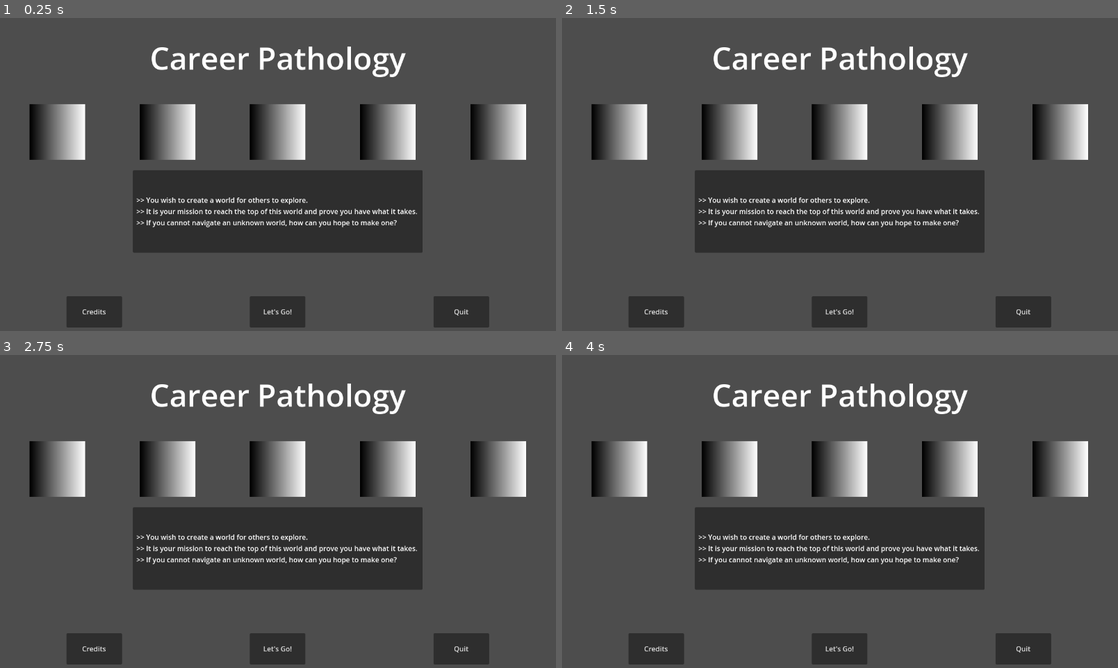
Above: before the commit, frames 1-4 (two rows, left to right).
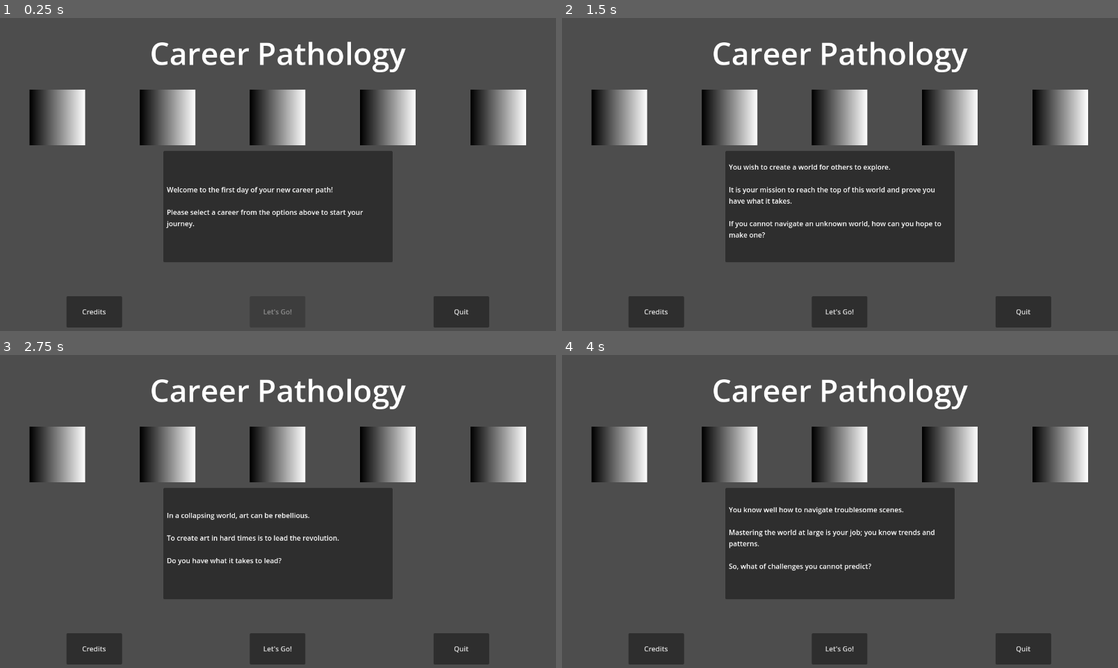
Above: after the commit, the same moments.

Repository: nebunez/career-pathology
Game: Godot game, scene res://main.tscn
Two runs of this game, one before a commit and one after it. Both use one fixed random seed, a clock stepped at 60 frames per second and the inputs below.
Inputs (mouse positions are in pixels of both pictures, inside the frame that each line leads up to; where the layout moved, square brackets give the same spot in the first picture):
- Up to frame 1 (0.25 s): no input
- Up to frame 2 (1.5 s): click (617, 130) at 0.52 s; click (617, 118) at 1.27 s
- Up to frame 3 (2.75 s): click (166, 455) [166, 467] at 2 s
- Up to frame 4 (4 s): click (840, 455) [840, 467] at 2.75 s; click (951, 455) [951, 467] at 3.5 s

The runs differ from the first frame. In frame 1, 13% of the frame differs, in the area x 5-95%, y 7-95%; in frame 2, 13%; in frame 3, 13%; in frame 4, 13%, in the area x 5-95%, y 7-78%.

Commit message:
Update main menu

Diff:
--- /dev/null
+++ b/fs-hof-2025---team-7/main_menu.gd
@@ -0,0 +1,67 @@
+class_name MainMenu
+extends Control
+
+const STORY_RES_BASE_PATH := "res://story"
+
+var _copies := {
+	art_path = "", gaming_path = "", music_path = "", business_path = "", writing_path = ""
+}
+
+@onready var _start_game: Button = %StartGame
+@onready var _exposition: Label = %Exposition
+
+# Overrides
+########################################
+
+
+func _init() -> void:
+	_copies.art_path = _get_text_file_body(STORY_RES_BASE_PATH.path_join("Art Path Copy.txt"))
+	_copies.gaming_path = _get_text_file_body(STORY_RES_BASE_PATH.path_join("Gaming Path Copy.txt"))
+	_copies.music_path = _get_text_file_body(STORY_RES_BASE_PATH.path_join("Music Path Copy.txt"))
+	_copies.business_path = _get_text_file_body(
+		STORY_RES_BASE_PATH.path_join("Business Path Copy.txt")
+	)
+	_copies.writing_path = _get_text_file_body(
+		STORY_RES_BASE_PATH.path_join("Writing Path Copy.txt")
+	)
+
+
+# Methods
+########################################
+
+
+func _get_text_file_body(filepath: String) -> String:
+	var file := FileAccess.open(filepath, FileAccess.READ)
+	var body = file.get_as_text()
+	file.close()
+
+	return body
+
+
+# Signal Connections
+####################
+
+
+func _on_art_path_button_up() -> void:
+	_exposition.text = _copies.art_path
+	_start_game.disabled = false
+
+
+func _on_gaming_path_button_up() -> void:
+	_exposition.text = _copies.gaming_path
+	_start_game.disabled = false
+
+
+func _on_music_path_button_up() -> void:
+	_exposition.text = _copies.music_path
+	_start_game.disabled = false
+
+
+func _on_business_path_button_up() -> void:
+	_exposition.text = _copies.business_path
+	_start_game.disabled = false
+
+
+func _on_writing_path_button_up() -> void:
+	_exposition.text = _copies.writing_path
+	_start_game.disabled = false
--- a/fs-hof-2025---team-7/menu.gd
+++ b/fs-hof-2025---team-7/menu.gd
@@ -4,12 +4,13 @@
 @onready var _credits: Control = %Credits
 
 
-func _on_show_credits_button_up():
+func _on_show_credits_button_up() -> void:
 	_credits.visible = true
 
 
-func _on_credits_back_button_up():
+func _on_credits_back_button_up() -> void:
 	_credits.visible = false
 
-func _on_quit_button_up():
+
+func _on_quit_button_up() -> void:
 	get_tree().root.propagate_notification(NOTIFICATION_WM_CLOSE_REQUEST)
--- a/fs-hof-2025---team-7/menu.tscn
+++ b/fs-hof-2025---team-7/menu.tscn
@@ -1,7 +1,8 @@
-[gd_scene load_steps=9 format=3 uid="uid://64n7fn525aop"]
+[gd_scene load_steps=10 format=3 uid="uid://64n7fn525aop"]
 
 [ext_resource type="Theme" uid="uid://iy0q11075hte" path="res://main_theme.tres" id="1_lti8b"]
 [ext_resource type="Script" uid="uid://dfuan43o4ap6m" path="res://menu.gd" id="2_ouk20"]
+[ext_resource type="Script" uid="uid://cwcdphbhdiae0" path="res://main_menu.gd" id="3_mae5d"]
 
 [sub_resource type="LabelSettings" id="LabelSettings_vsb4k"]
 font_size = 71
@@ -36,6 +37,7 @@
 
 [node name="MainMenu" type="VBoxContainer" parent="MarginContainer"]
 layout_mode = 2
+script = ExtResource("3_mae5d")
 
 [node name="TitleContainer" type="HBoxContainer" parent="MarginContainer/MainMenu"]
 layout_mode = 2
@@ -49,10 +51,11 @@
 horizontal_alignment = 1
 
 [node name="PathButtonsContainer" type="HBoxContainer" parent="MarginContainer/MainMenu"]
-layout_mode = 2
-size_flags_vertical = 3
-
-[node name="GameDesignPath" type="TextureButton" parent="MarginContainer/MainMenu/PathButtonsContainer"]
+unique_name_in_owner = true
+layout_mode = 2
+size_flags_vertical = 3
+
+[node name="GamingPath" type="TextureButton" parent="MarginContainer/MainMenu/PathButtonsContainer"]
 custom_minimum_size = Vector2(128, 128)
 layout_mode = 2
 size_flags_horizontal = 6
@@ -104,17 +107,19 @@
 size_flags_stretch_ratio = 1.14
 
 [node name="MarginContainer" type="MarginContainer" parent="MarginContainer/MainMenu/ExpositionContainer"]
+custom_minimum_size = Vector2(512, 256)
+layout_mode = 2
+
+[node name="Exposition" type="Label" parent="MarginContainer/MainMenu/ExpositionContainer/MarginContainer"]
+unique_name_in_owner = true
 custom_minimum_size = Vector2(512, 0)
 layout_mode = 2
-size_flags_horizontal = 3
-
-[node name="Exposition" type="Label" parent="MarginContainer/MainMenu/ExpositionContainer/MarginContainer"]
-layout_mode = 2
 size_flags_vertical = 1
-text = ">> You wish to create a world for others to explore.
->> It is your mission to reach the top of this world and prove you have what it takes.
->> If you cannot navigate an unknown world, how can you hope to make one?"
+text = "Welcome to the first day of your new career path!
+
+Please select a career from the options above to start your journey."
 vertical_alignment = 1
+autowrap_mode = 3
 
 [node name="MenuButtonsContainer" type="HBoxContainer" parent="MarginContainer/MainMenu"]
 layout_mode = 2
@@ -127,9 +132,11 @@
 text = "Credits"
 
 [node name="StartGame" type="Button" parent="MarginContainer/MainMenu/MenuButtonsContainer"]
+unique_name_in_owner = true
 custom_minimum_size = Vector2(128, 72)
 layout_mode = 2
 size_flags_horizontal = 6
+disabled = true
 text = "Let's Go!"
 
 [node name="Quit" type="Button" parent="MarginContainer/MainMenu/MenuButtonsContainer"]
@@ -219,6 +226,11 @@
 grow_vertical = 0
 text = "Back"
 
+[connection signal="button_up" from="MarginContainer/MainMenu/PathButtonsContainer/GamingPath" to="MarginContainer/MainMenu" method="_on_gaming_path_button_up"]
+[connection signal="button_up" from="MarginContainer/MainMenu/PathButtonsContainer/ArtPath" to="MarginContainer/MainMenu" method="_on_art_path_button_up"]
+[connection signal="button_up" from="MarginContainer/MainMenu/PathButtonsContainer/WritingPath" to="MarginContainer/MainMenu" method="_on_writing_path_button_up"]
+[connection signal="button_up" from="MarginContainer/MainMenu/PathButtonsContainer/BusinessPath" to="MarginContainer/MainMenu" method="_on_business_path_button_up"]
+[connection signal="button_up" from="MarginContainer/MainMenu/PathButtonsContainer/MusicPath" to="MarginContainer/MainMenu" method="_on_music_path_button_up"]
 [connection signal="button_up" from="MarginContainer/MainMenu/MenuButtonsContainer/ShowCredits" to="." method="_on_show_credits_button_up"]
 [connection signal="button_up" from="MarginContainer/MainMenu/MenuButtonsContainer/Quit" to="." method="_on_quit_button_up"]
 [connection signal="button_up" from="MarginContainer/Credits/CreditsModal/CreditsBack" to="." method="_on_credits_back_button_up"]
--- a/fs-hof-2025---team-7/project.godot
+++ b/fs-hof-2025---team-7/project.godot
@@ -46,6 +46,10 @@
 ]
 }
 
+[layer_names]
+
+2d_physics/layer_1="Layer 1"
+
 [rendering]
 
 renderer/rendering_method="gl_compatibility"
Not shown, added: fs-hof-2025---team-7/main_menu.gd.uid
Not shown, changed: fs-hof-2025---team-7/story/Art Path Copy.txt
Not shown, changed: fs-hof-2025---team-7/story/Business Path Copy.txt
Not shown, changed: fs-hof-2025---team-7/story/Gaming Path Copy.txt
Not shown, changed: fs-hof-2025---team-7/story/Music Path Copy.txt
Not shown, changed: fs-hof-2025---team-7/story/Writing Path Copy.txt
